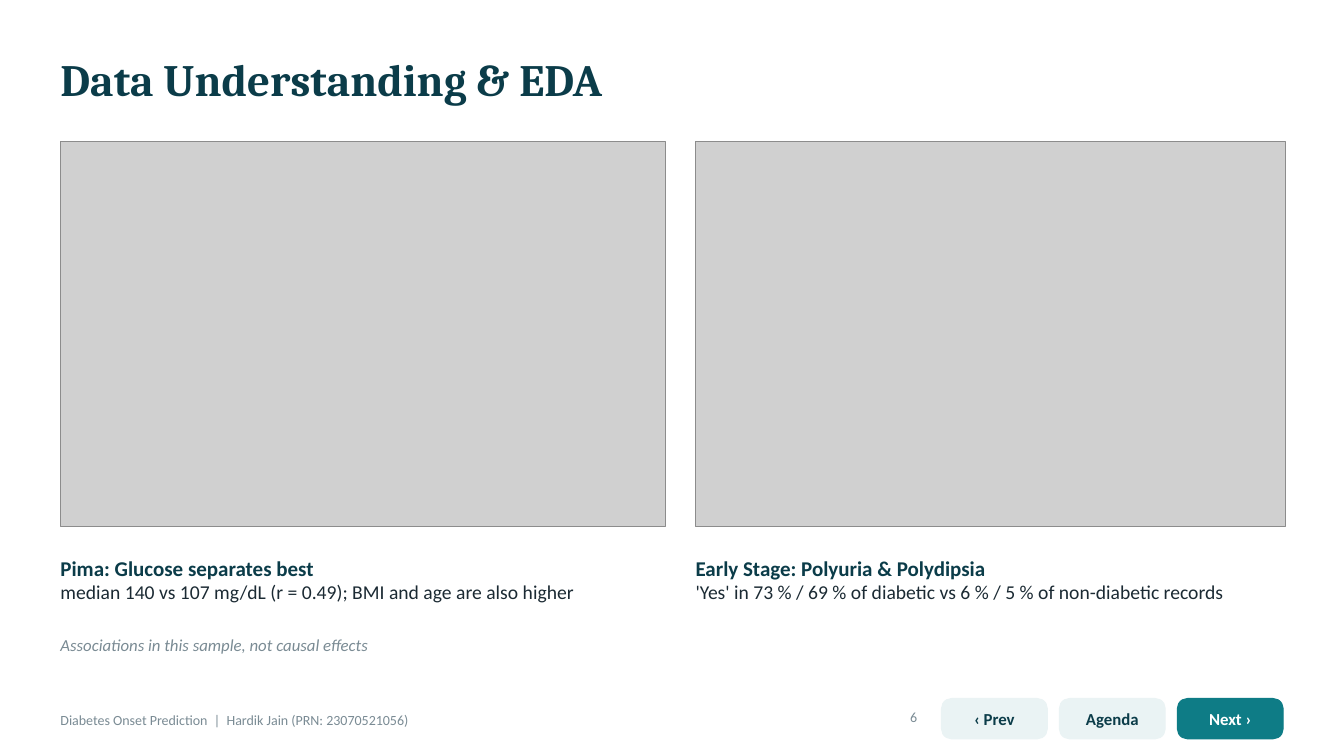
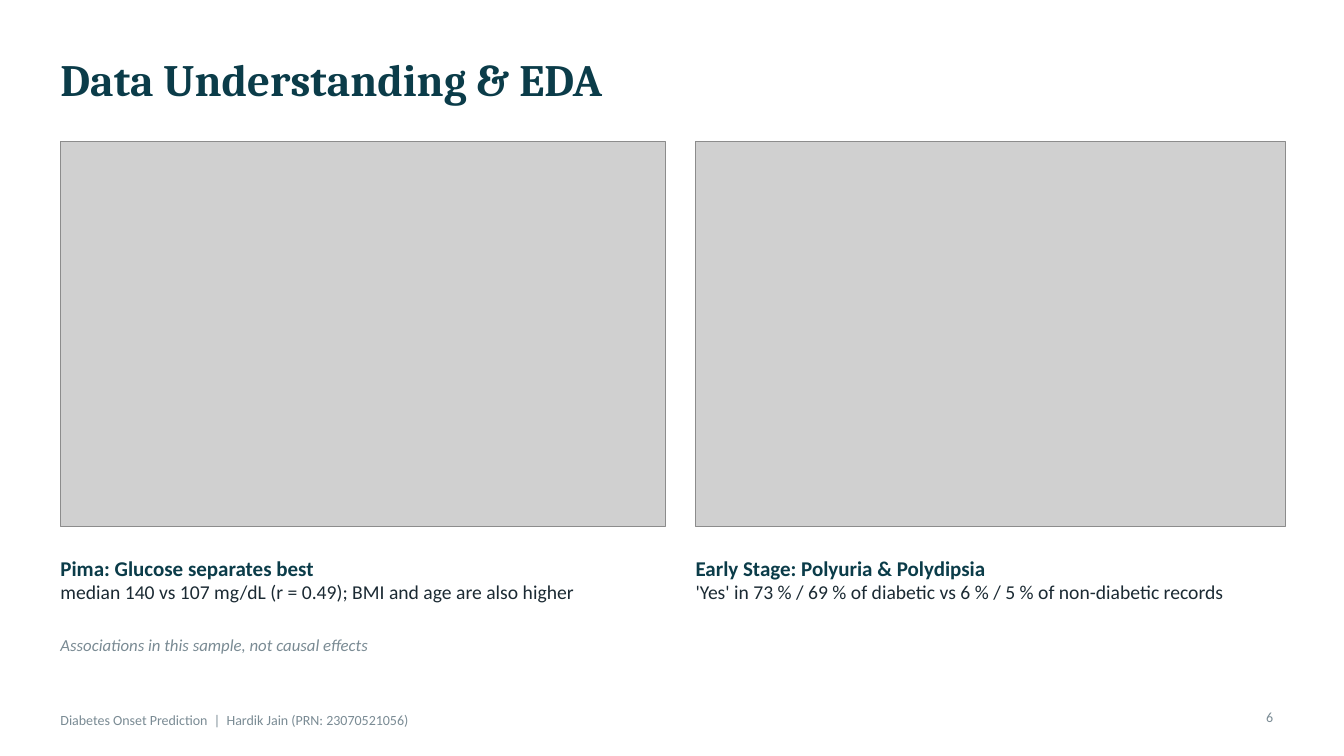
Before and after one commit to hardikjain2005/-Predictive-Analytics-CA-3-Diabetes-Onset-Prediction-Using-Machine-Learning, a slide deck: slide 6 of Diabetes_Onset_Prediction_Presentation .pptx. Drawn at 1344x756 pixels with LibreOffice and Linux fonts; fonts in the diff are those of the drawing; grey boxes stand for pictures. Boxes give left, top, right and bottom in pixels: in the first picture for what was removed or moved away, otherwise in the second. Text is boxed around its words. In the diff, an @@ line names an element or a change of style, - is before the commit and + after.

```diff
--- a/Diabetes_Onset_Prediction_Presentation .pptx
+++ b/Diabetes_Onset_Prediction_Presentation .pptx
@@ rounded rectangle removed at [942, 699, 1048, 739] @@
-‹ Prev
@@ rounded rectangle removed at [1060, 699, 1166, 739] @@
-Agenda
@@ rounded rectangle removed at [1178, 699, 1284, 739] @@
-Next ›
@@ page number: place and size @@
-page number at [910, 712, 917, 722]
+page number at [1266, 712, 1273, 722]
```
Also in this commit, not shown: 13 other slides changed.
